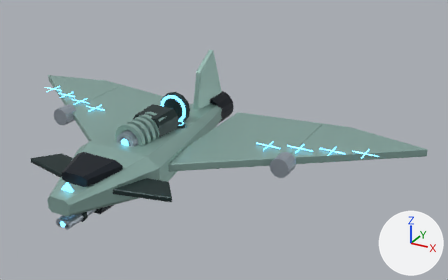
Before and after pictures for a commit that changed the Blender file out/mech_reference/s12/s12.blend.
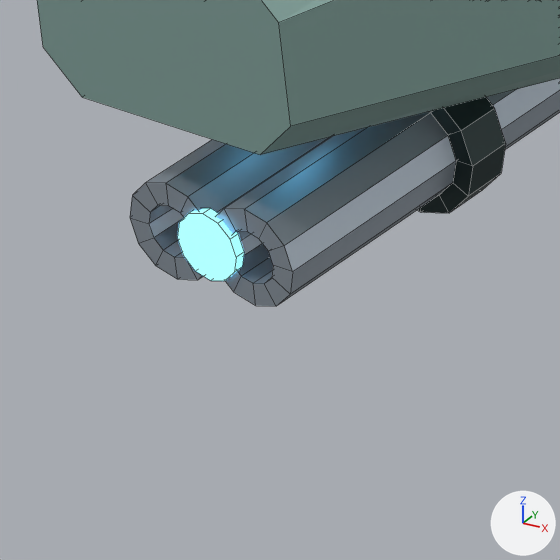
The first picture shows the older version from a 50 mm lens placed at (5.48, -7.59, 5.48), pointed at (1.15, 0.28, 1.55). The close-ups show the older and then the newer version on the part from 10% to 21% of the width and 73% to 90% of the height of that picture. Only the edits that show in the close-ups are written down. The axes (+X, +Y, +Z) are drawn at lower right. The lights are the same throughout. The close-ups show mesh edges as thin lines.

The first close-up shows 'Faceted aerodynamic fuselage', 'Light muzzle emission', 'Light weapon open bore', 'Light weapon open bore.001', 'Weapon cooling collar.003'.
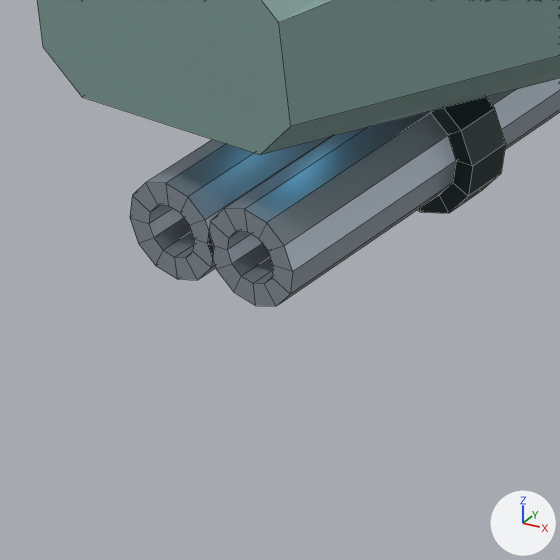
Boxes (x1, y1, x2, y2) around the edits, measured in the close-ups (560 x 560 px):
'Light muzzle emission', deleted (blue): before (177, 208, 244, 281)

Edits to the bpy script that builds the scene:
```text
Remove ob_light_muzzle_emission:
    ob_light_muzzle_emission = bpy.data.objects.new('Light muzzle emission', me_light_muzzle_emission)
    ob_light_muzzle_emission.parent = ob_light_muzzle
    ob_light_muzzle_emission.location = (0.0, 0.0, 0.0)
```
